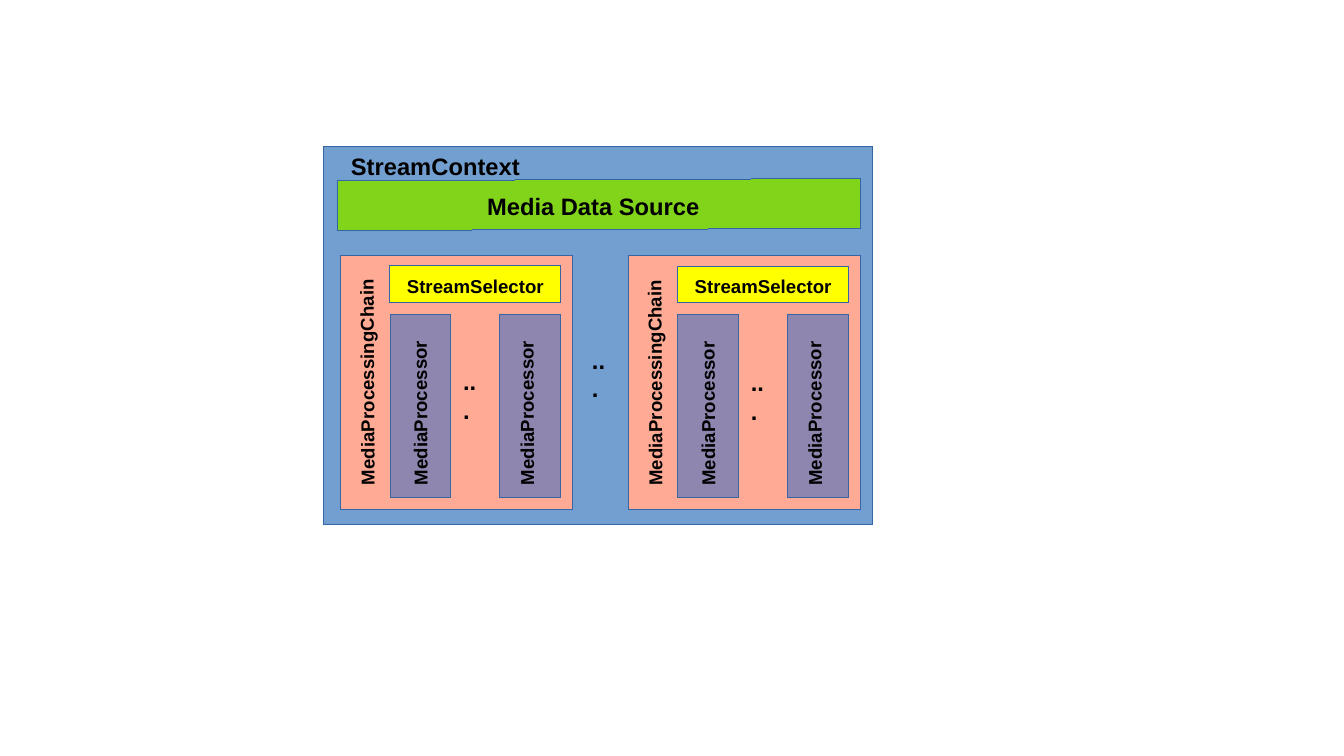
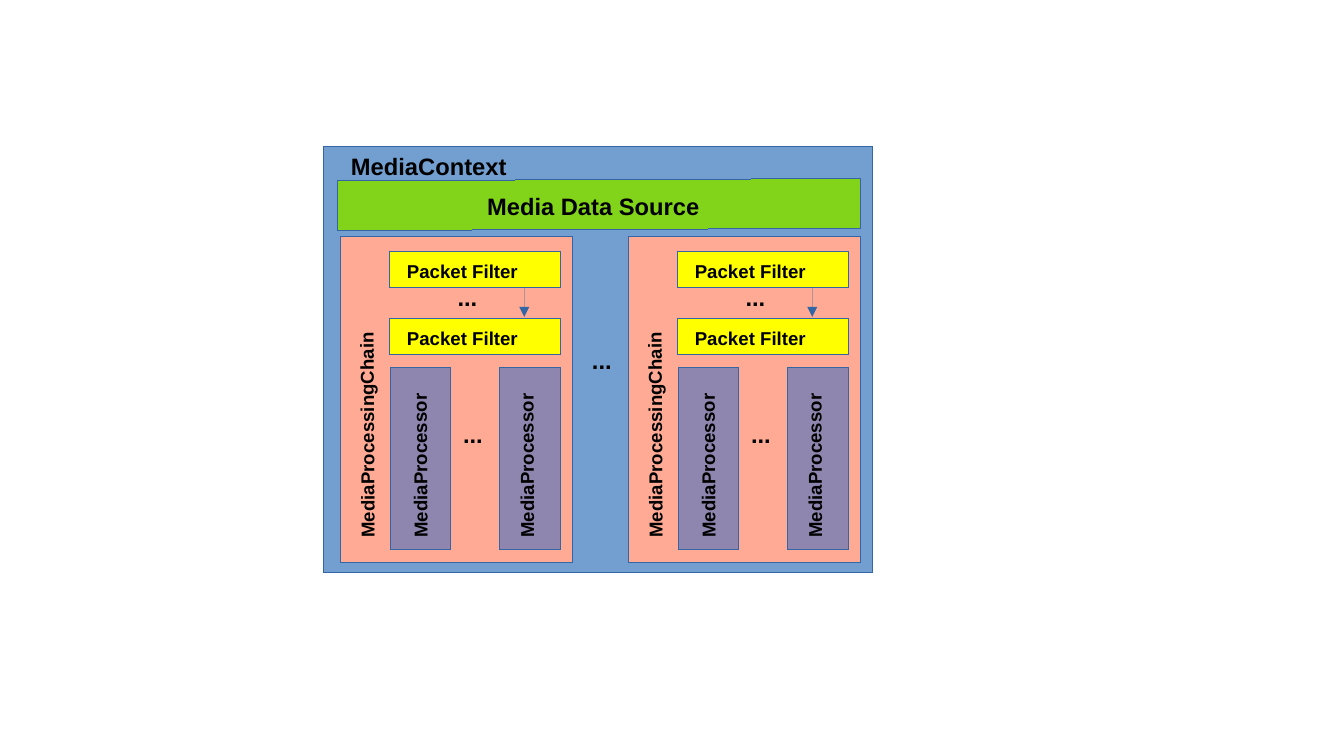
Before and after one commit to KognitionAI/pilecv4j, a slide deck: slide 1 of docs/Stream Context.odp. Drawn at 1344x756 pixels with LibreOffice and Linux fonts; fonts in the diff are those of the drawing. Boxes give left, top, right and bottom in pixels: in the first picture for what was removed or moved away, otherwise in the second. Text is boxed around its words. In the diff, an @@ line names an element or a change of style, - is before the commit and + after.

```diff
--- a/docs/Stream Context.odp
+++ b/docs/Stream Context.odp
@@ rectangle: place and size @@
-rectangle at box(324, 146, 873, 524)
+rectangle at box(324, 146, 873, 573)
@@ text at box(351, 158, 507, 176): text changed @@
-StreamContext
+MediaContext
@@ rectangle: place and size @@
-rectangle at box(341, 255, 573, 509)
+rectangle at box(341, 237, 573, 562)
@@ rectangle: place and size @@
-rectangle at box(629, 256, 861, 510)
+rectangle at box(629, 237, 861, 562)
@@ rectangle: place and size @@
-rectangle at box(678, 266, 849, 302)
+rectangle at box(390, 251, 561, 288)
@@ text added at box(407, 264, 518, 279), 11 pt, text #000000, bold @@
+Packet Filter
@@ rectangle added at box(678, 251, 849, 288), fill #FFFF00, outline #3465A4 0 pt @@
@@ text added at box(695, 264, 806, 279), 11 pt, text #000000, bold @@
+Packet Filter
@@ text added at box(446, 277, 495, 316), 14 pt, text #000000, bold @@
+...
@@ arrow added from (524, 288) to (524, 317), #3465A4 0 pt @@
@@ text removed at box(695, 279, 832, 294) @@
-StreamSelector
@@ text added at box(734, 277, 783, 316), 14 pt, text #000000, bold @@
+...
@@ arrow added from (812, 288) to (812, 317), #3465A4 0 pt @@
@@ rectangle added at box(678, 318, 849, 355), fill #FFFF00, outline #3465A4 0 pt @@
@@ text at box(407, 331, 518, 346): text changed @@
-StreamSelector
+Packet Filter
@@ text "..." rewrapped from box(581, 339, 624, 405) to box(581, 339, 629, 378) @@
@@ text added at box(695, 331, 806, 346), 11 pt, text #000000, bold @@
+Packet Filter
@@ 6 texts, 5 rectangles: place and size @@
-6 texts, 5 rectangles at box(357, 266, 849, 498)
+6 texts, 5 rectangles at box(357, 318, 849, 550)
@@ text "..." rewrapped from box(451, 361, 495, 427) to box(451, 415, 509, 456) @@
@@ text "..." rewrapped from box(739, 362, 783, 428) to box(739, 415, 796, 456) @@
```
Also in this commit, not shown: 25 other files.
